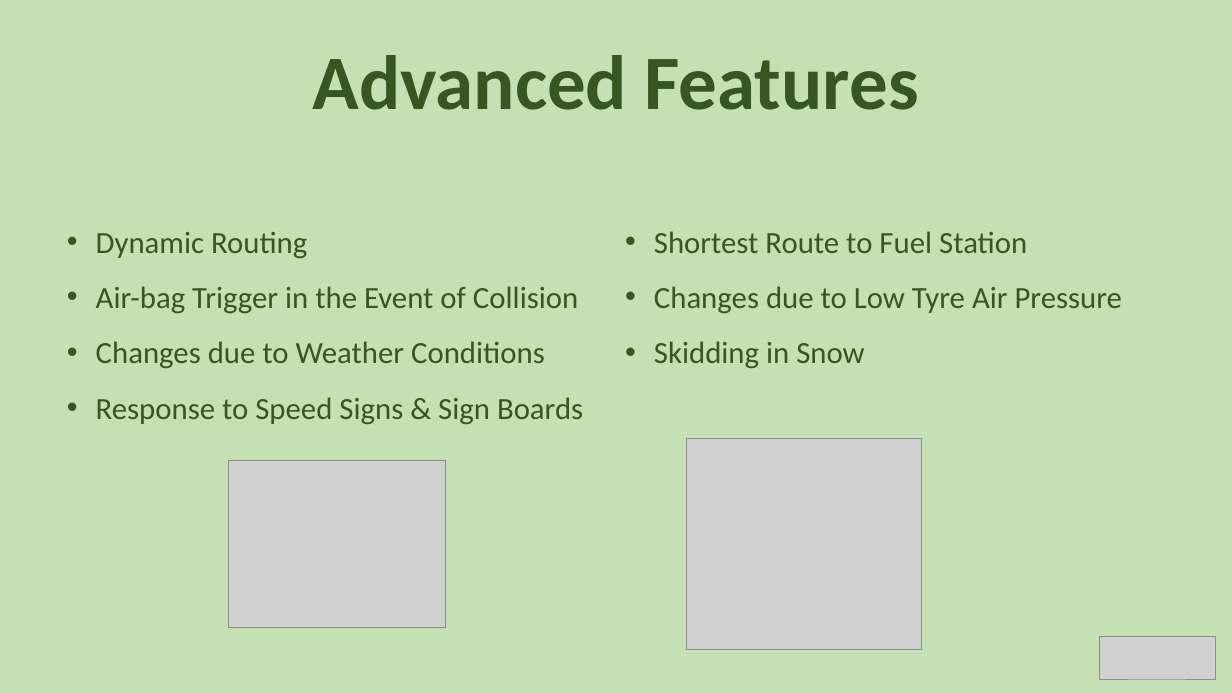
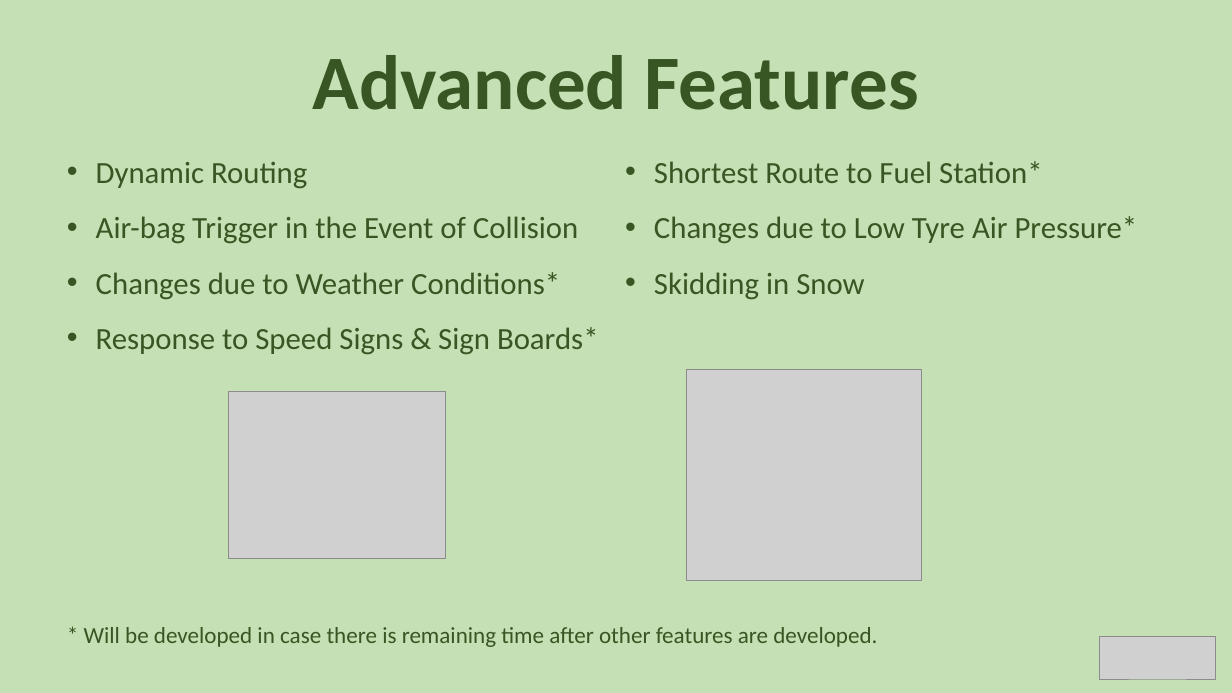
Before and after one commit to SelfDrive2024/AutoDriveGame, a slide deck: slide 5 of Self-Driving Car Game.pptx. Drawn at 1232x693 pixels with LibreOffice and Linux fonts; fonts in the diff are those of the drawing; grey boxes stand for pictures. Boxes give left, top, right and bottom in pixels: in the first picture for what was removed or moved away, otherwise in the second. Text is boxed around its words. In the diff, an @@ line names an element or a change of style, - is before the commit and + after.

Commit message:
Updates to the presentation

```diff
--- a/Self-Driving Car Game.pptx
+++ b/Self-Driving Car Game.pptx
@@ 2 pictures, 2 texts: place and size @@
-2 pictures, 2 texts at (96,231,1122,650)
+2 pictures, 2 texts at (96,161,1138,580)
@@ text at (654,161,1138,244): text changed @@
-• Shortest Route to Fuel Station
-• Changes due to Low Tyre Air Pressure
+• Shortest Route to Fuel Station*
+• Changes due to Low Tyre Air Pressure*
@@ text at (96,272,599,355): text changed @@
-• Changes due to Weather Conditions
-• Response to Speed Signs & Sign Boards
+• Changes due to Weather Conditions*
+• Response to Speed Signs & Sign Boards*
@@ text added at (84,627,877,647), 18 pt, text #385723 @@
+* Will be developed in case there is remaining time after other features are developed.
```
Also in this commit, not shown: 1 other slide changed.
